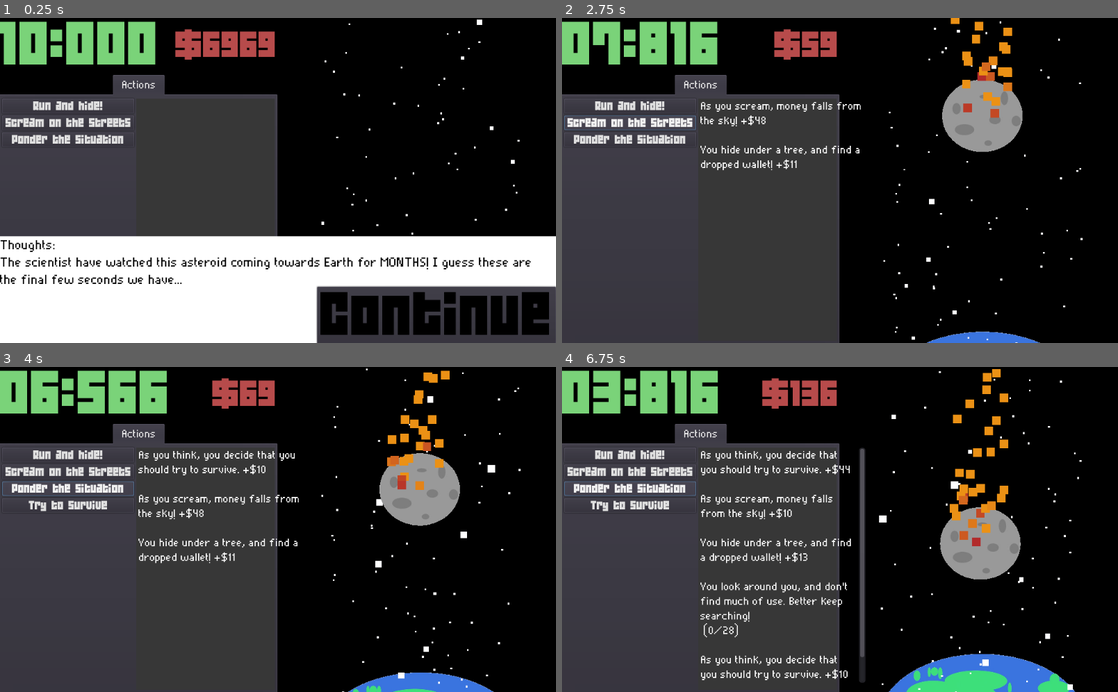
Above: before the commit, frames 1-4 (two rows, left to right).
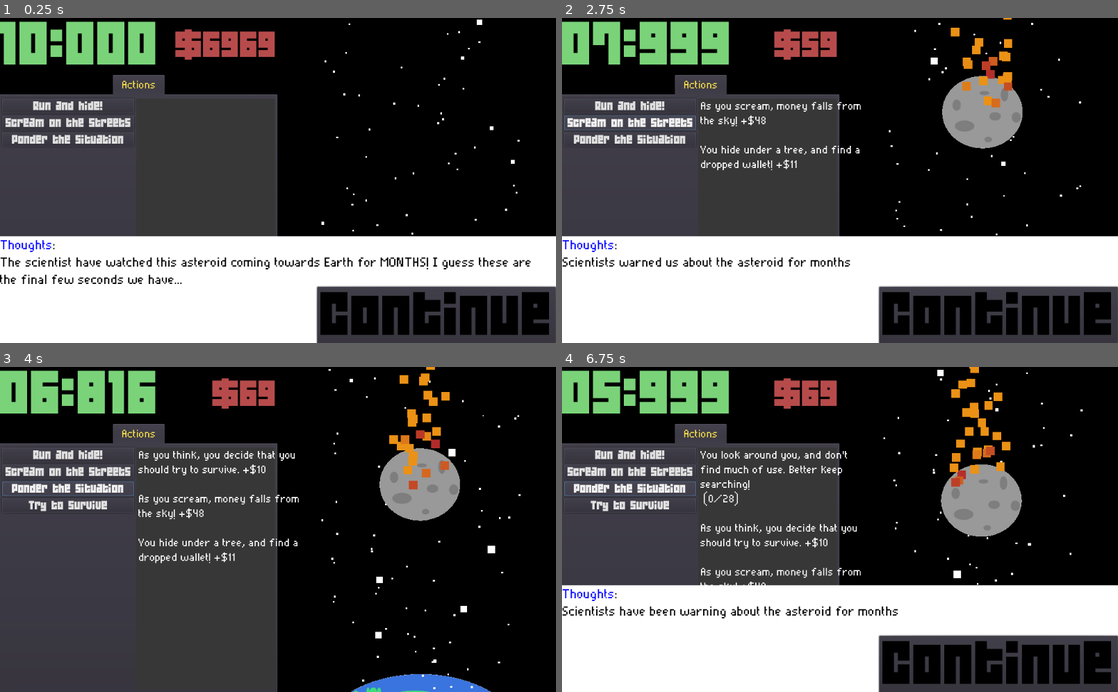
Above: after the commit, the same moments.

Repository: AngelOnFira/ludum-50
Game: Godot game, scene res://Main.tscn
The game is run twice, just before and just after one commit, with the same random seed, the same clock (stepped at 60 frames per second) and the same inputs.
Inputs (mouse positions are in pixels of both pictures, inside the frame that each line leads up to):
- Up to frame 1 (0.25 s): no input
- Up to frame 2 (2.75 s): click "Continue" at 0.5 s; click "Run and hide!" at 1.25 s; click "Scream on the streets" at 2 s
- Up to frame 3 (4 s): click (439, 666) at 2.75 s, where only the run after the commit has a clickable "Continue"; click "Ponder the situation" at 3.5 s
- Up to frame 4 (6.75 s): click "Try to survive" at 4.25 s; click (628, 454) at 5 s, where only the run before the commit has a clickable "Run and hide!"; click (628, 471) at 5.75 s, where only the run before the commit has a clickable "Scream on the streets"; click (628, 487) at 6.5 s, where only the run before the commit has a clickable "Ponder the situation"

The runs differ from the first frame. In frame 1, 0.2% of the frame differs, in the area x 0-28%, y 19-73%; in frame 2, 31%; in frame 3, 3.8%; in frame 4, 39%, in the area x 0-100%, y 0-100%.

Commit message:
Added coloured text

Diff:
--- a/Blackboard.gd
+++ b/Blackboard.gd
@@ -99,10 +99,10 @@
 signal show_tab(tab)
 
 # Show a story message right now
-signal show_story(text)
+signal show_story(speaker, text)
 
 # Queue a story message to show at the next death
-signal queue_story(text)
+signal queue_story(speaker, text)
 
 signal increase_time()
 
--- a/Intro.gd
+++ b/Intro.gd
@@ -13,15 +13,15 @@
 	if blackboard.game_loop > 0:
 		return
 
-	if blackboard.timer < 8 and shown[0] == false:
+	if blackboard.timer < 8 * 1000 and shown[0] == false:
 		shown[0] = true
 		blackboard.emit_signal(
 			"show_story",
 			"Thoughts",
-			"Scientists have been warning about the asteroid for months"
+			"Scientists warned us about the asteroid for months"
 		)
 
-	if blackboard.timer < 6 and shown[1] == false:
+	if blackboard.timer < 6 * 1000 and shown[1] == false:
 		shown[1] = true
 		blackboard.emit_signal(
 			"show_story",
--- a/Main.gd
+++ b/Main.gd
@@ -22,10 +22,10 @@
 
 var story_index = 0
 var story = [
-	"???:\nHmm, it seems that the world has ended. How about we give it another try?",
-	"???:\nIt ended again? Well, I guess we'll have to start over.",
-	"???:\nOk, let's try again. I'll give you a hint: the world is ending.",
-	"???:\nI'm sure you'll be able to figure it out. That last hint wasn't super helpful. Aren't you trying to find a way to survive?",
+	"Hmm, it seems that the world has ended. How about we give it another try?",
+	"It ended again? Well, I guess we'll have to start over.",
+	"Ok, let's try again. I'll give you a hint: the world is ending.",
+	"I'm sure you'll be able to figure it out. That last hint wasn't super helpful. Aren't you trying to find a way to survive?",
 ]
 
 var story_queue = []
@@ -63,7 +63,7 @@
 	blackboard.connect("reset_timeline", self, "reset_timeline_animations")
 
 	blackboard.emit_signal("reset_timeline")
-	blackboard.emit_signal("show_story", "Thoughts:\nThe scientist have watched this asteroid coming towards Earth for MONTHS! I guess these are the final few seconds we have...")
+	blackboard.emit_signal("show_story", "Thoughts", "The scientist have watched this asteroid coming towards Earth for MONTHS! I guess these are the final few seconds we have...")
 
 
 # Called every frame. 'delta' is the elapsed time since the previous frame.
@@ -92,12 +92,12 @@
 		# If there are story elements in the queue, show them first
 		if len(story_queue) > 0:
 			var story_element = story_queue.pop_front()
-			blackboard.emit_signal("show_story", story_element)
+			blackboard.emit_signal("show_story", "???", story_element)
 
 		# Otherwise, just show the next story element
 		elif blackboard.tutorial:
 			# Show story if there is anything new
-			blackboard.emit_signal("show_story", story[story_index])
+			blackboard.emit_signal("show_story", "???", story[story_index])
 
 			if story_index < len(story) - 1:
 				story_index += 1
@@ -147,9 +147,18 @@
 	tab_container.set_tab_hidden(tab, false)
 
 
-func show_story(story_text: String):
+func show_story(speaker: String, story_text: String):
+	var speaker_coloured = ""
+
+	if speaker == "Thoughts":
+		speaker_coloured = "[color=blue]%s[/color]" % speaker
+	elif speaker == "???":
+		speaker_coloured = "[color=red]%s[/color]" % speaker
+	else:
+		speaker_coloured = "[color=green]%s[/color]" % speaker
+
 	# Change the text
-	$StoryPanel/RichTextLabel.text = story_text
+	$StoryPanel/RichTextLabel.bbcode_text = speaker_coloured + ":\n" + story_text
 
 	# Show the StoryPanel
 	$StoryPanel.visible = true
--- a/Main.tscn
+++ b/Main.tscn
@@ -442,6 +442,8 @@
 margin_right = 510.0
 margin_bottom = 600.0
 size_flags_vertical = 3
+custom_colors/font_color_bg = Color( 0, 0, 0, 1 )
+custom_colors/font_color_fg = Color( 1, 0.901961, 0.298039, 1 )
 custom_fonts/font = ExtResource( 9 )
 
 [node name="Actions" type="Tabs" parent="MainScreenDivision/LeftSide/LeftSidePanel/TabContainer"]
@@ -664,8 +666,6 @@
 custom_fonts/mono_font = ExtResource( 5 )
 custom_fonts/normal_font = ExtResource( 5 )
 bbcode_enabled = true
-bbcode_text = "afasdfsadfasdasdsdafasdfsa"
-text = "afasdfsadfasdasdsdafasdfsa"
 
 [node name="Continue" type="Button" parent="StoryPanel"]
 pause_mode = 2
--- a/RunAndHide.gd
+++ b/RunAndHide.gd
@@ -83,8 +83,8 @@
 		blackboard.tutorial = false
 
 		# Send a message to the player
-		blackboard.emit_signal("show_story", "???:\nYou found... the TekShop? Why are you so excited about that? What will it help you acheive? You'll probably just die again.")
-		blackboard.emit_signal("queue_story", "???:\nOh... I guess you'll remember that the TekShop exists. Hmm. This might be a problem.")
+		blackboard.emit_signal("show_story", "???", "You found... the TekShop? Why are you so excited about that? What will it help you acheive? You'll probably just die again.")
+		blackboard.emit_signal("queue_story", "???", "Oh... I guess you'll remember that the TekShop exists. Hmm. This might be a problem.")
 
 
 	# Increment the story index
--- a/TekShop.gd
+++ b/TekShop.gd
@@ -19,7 +19,7 @@
 		blackboard.money -= blackboard.laptop_price
 
 		# Send a message about the laptop
-		blackboard.emit_signal("show_story", "You bought a laptop I see. What are you looking up? Medetation techniques? Do you really think you can slow down time enough to matter?")
+		blackboard.emit_signal("show_story", "???", "You bought a laptop I see. What are you looking up? Medetation techniques? Do you really think you can slow down time enough to matter?")
 
 		# Add the entry to the compendium
 		blackboard.add_to_compendium(
